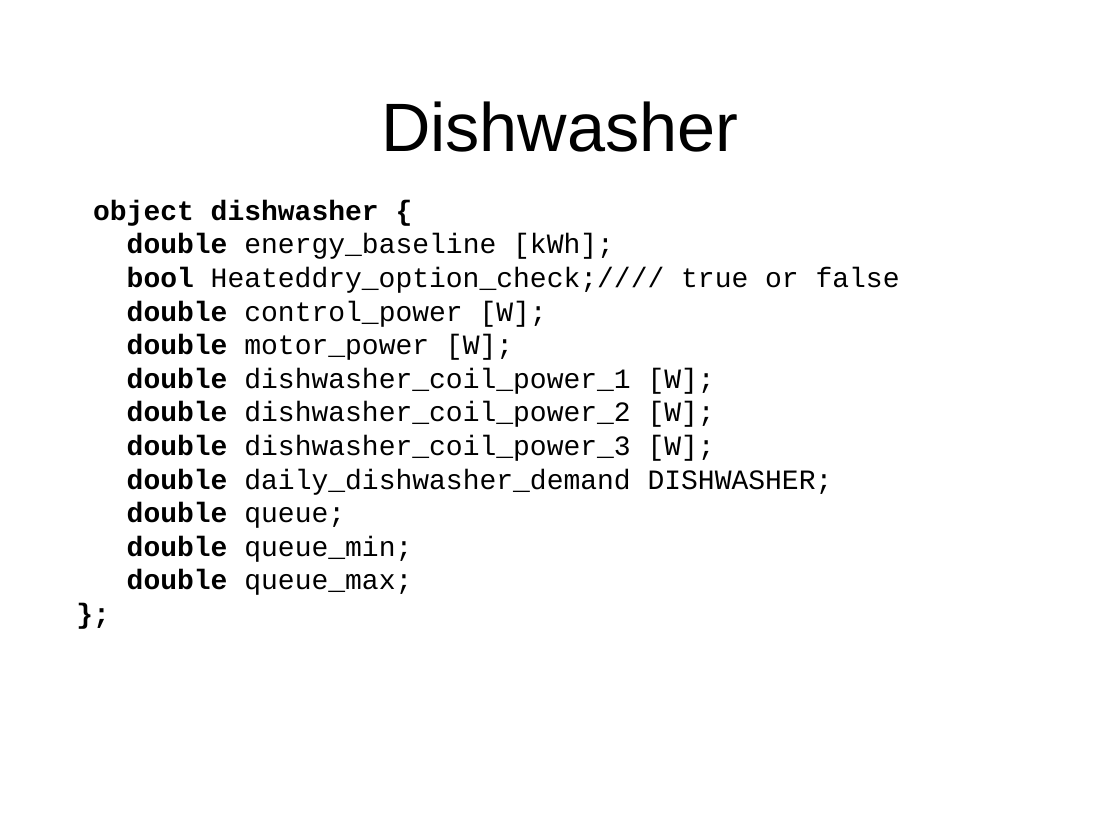
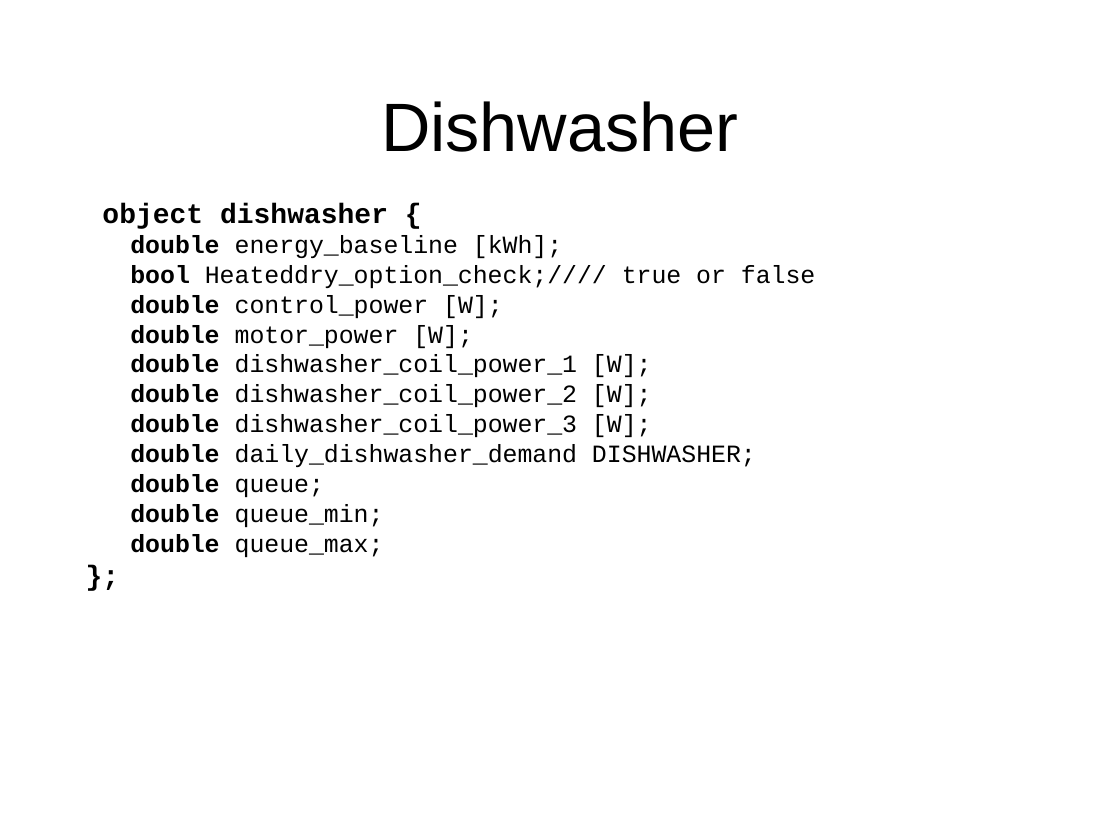
Before and after one commit to gridlab-d/course, a slide deck: slide 25 of ThreeDayCourse_v22/Day2/3.2 - Residential.ppt. Drawn at 1120x840 pixels with LibreOffice and Linux fonts; fonts in the diff are those of the drawing; background and template pictures are left out. Boxes give left, top, right and bottom in pixels: in the first picture for what was removed or moved away, otherwise in the second. Text is boxed around its words. In the diff, an @@ line names an element or a change of style, - is before the commit and + after.

Commit message:
Made some formatting changes to maintain consistency throughout the presentation

```diff
--- a/ThreeDayCourse_v22/Day2/3.2 - Residential.ppt
+++ b/ThreeDayCourse_v22/Day2/3.2 - Residential.ppt
@@ text "object dishwasher {" moved from (x1=93, y1=200, x2=900, y2=595) to (x1=102, y1=203, x2=815, y2=557) @@
@@ text at (x1=130, y1=235, x2=815, y2=557): size 18 to 16 pt @@
```
Also in this commit, not shown: 22 other slides changed.
